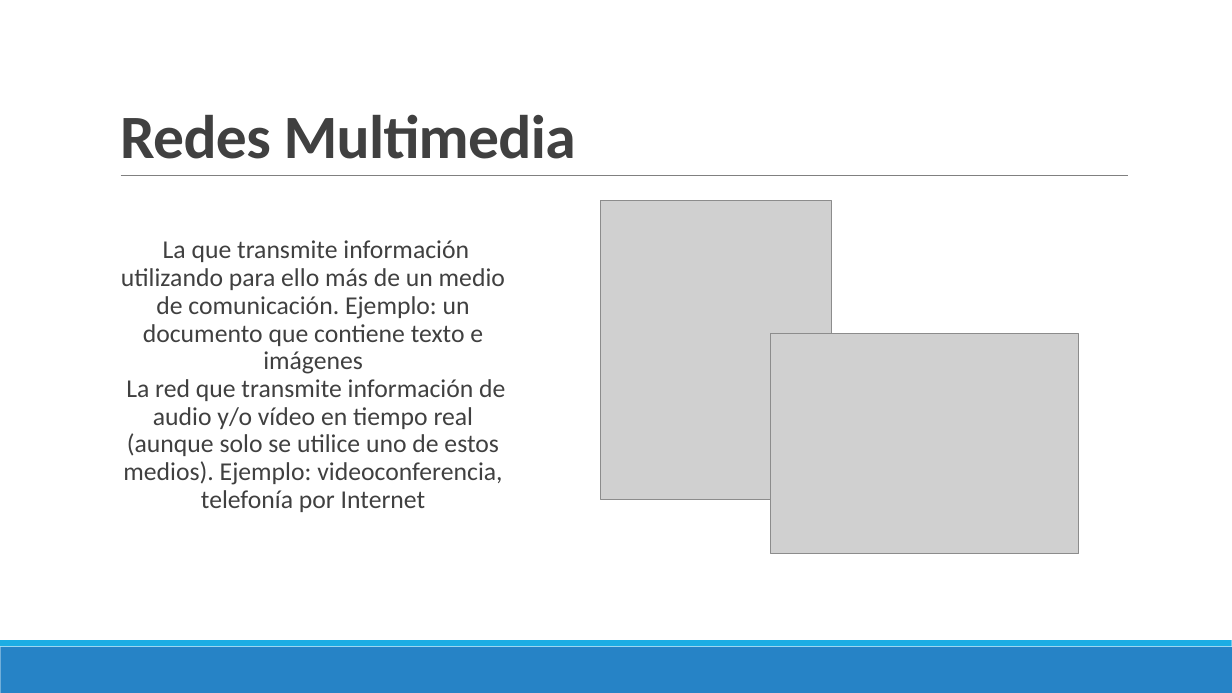
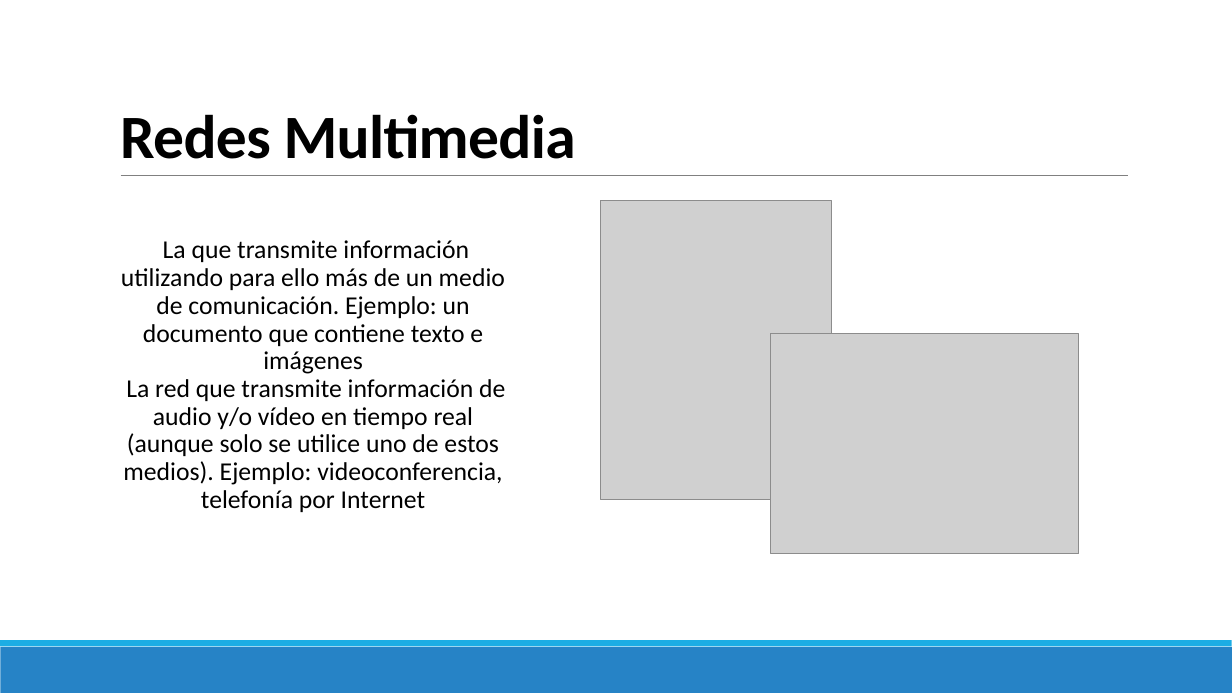
Before and after one commit to mxcat1/Honorio-SemestreVI, a slide deck: slide 2 of COMERCIO ELECTRONICO/Exposicion 2/Red Multimedia(Twitch).pptx. Drawn at 1232x693 pixels with LibreOffice and Linux fonts; fonts in the diff are those of the drawing; grey boxes stand for pictures. Boxes give left, top, right and bottom in pixels: in the first picture for what was removed or moved away, otherwise in the second. Text is boxed around its words. In the diff, an @@ line names an element or a change of style, - is before the commit and + after.

```diff
--- a/COMERCIO ELECTRONICO/Exposicion 2/Red Multimedia(Twitch).pptx
+++ b/COMERCIO ELECTRONICO/Exposicion 2/Red Multimedia(Twitch).pptx
@@ title "Redes Multimedia" at [120,114,576,159]: text colour #404040 to #000000 @@
@@ text "La que transmite información utilizando ..." at [121,240,505,512]: text colour #404040 to #000000 @@
```
Also in this commit, not shown: 4 other slides changed.
